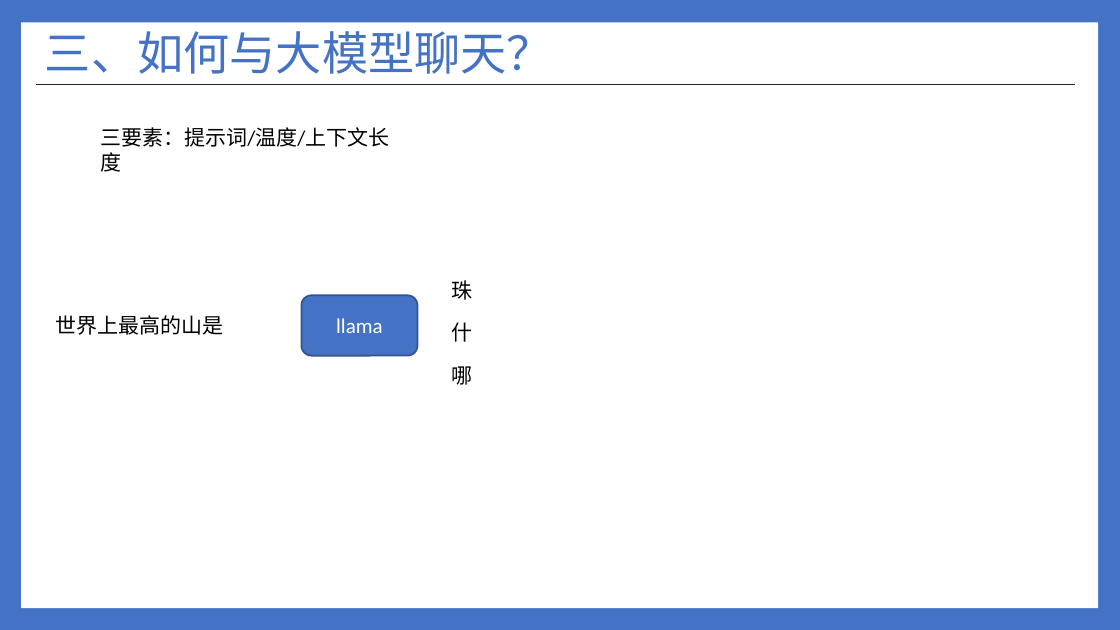
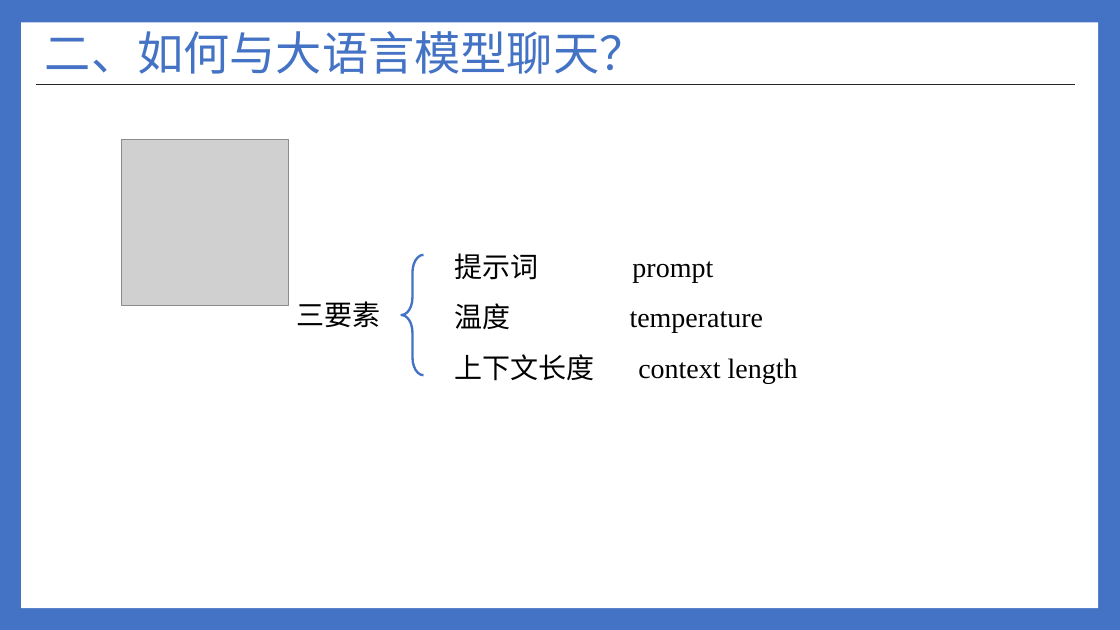
Before and after one commit to ylsdamxssjxxdd/eva, a slide deck: slide 8 of utils/软件介绍.pptx (slide 5 before the commit). Drawn at 1120x630 pixels with LibreOffice and Linux fonts; fonts in the diff are those of the drawing; grey boxes stand for pictures. Boxes give left, top, right and bottom in pixels: in the first picture for what was removed or moved away, otherwise in the second. Text is boxed around its words. In the diff, an @@ line names an element or a change of style, - is before the commit and + after.

```diff
--- a/utils/软件介绍.pptx
+++ b/utils/软件介绍.pptx
@@ title at [45, 31, 646, 74]: text changed @@
-三、如何与大模型聊天？
+二、如何与大语言模型聊天？
@@ picture added at [122, 139, 288, 306] @@
@@ left brace added at [402, 255, 423, 375], outline #4472C4 2 pt @@
@@ text at [454, 253, 798, 383]: text changed; size 18 to 24 pt; font Calibri to Times New Roman @@
-三要素：提示词/温度/上下文长度
+提示词 prompt
+温度 temperature
+上下文长度 context length
@@ rounded rectangle removed at [302, 296, 418, 356] @@
-llama
@@ text removed at [451, 280, 472, 300] @@
-珠
@@ text removed at [56, 315, 224, 335] @@
-世界上最高的山是
@@ text added at [297, 301, 381, 327], 24 pt, text #000000 @@
+三要素
@@ text removed at [451, 322, 472, 342] @@
-什
@@ text removed at [451, 366, 472, 385] @@
-哪
```
Also in this commit, not shown: 4 other slides changed, 9 slides added, 2 slides removed, 8 other files.
